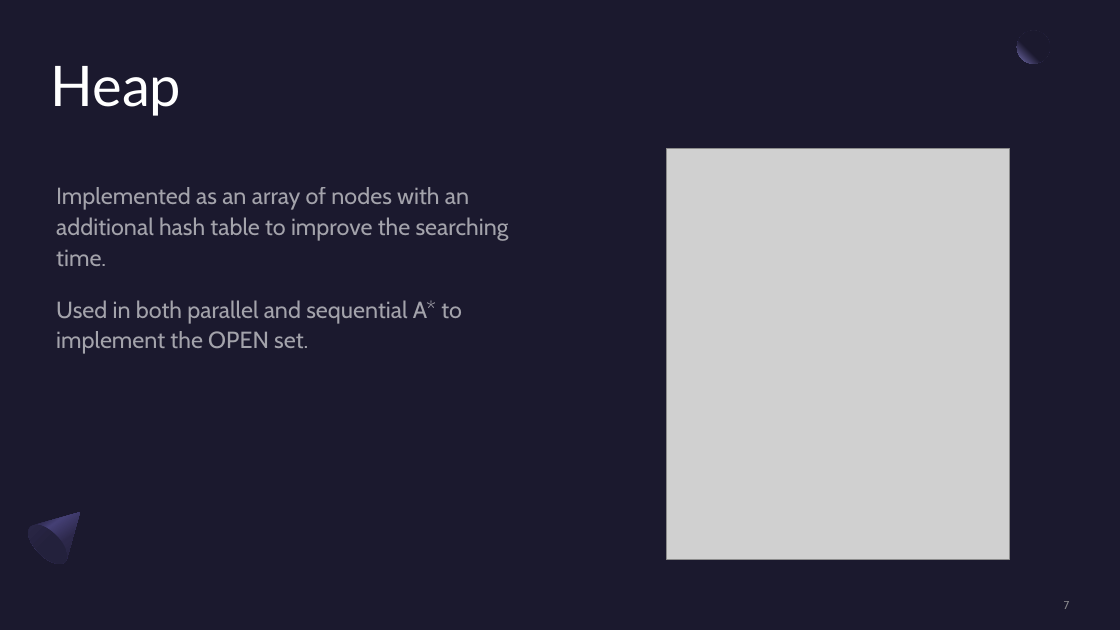
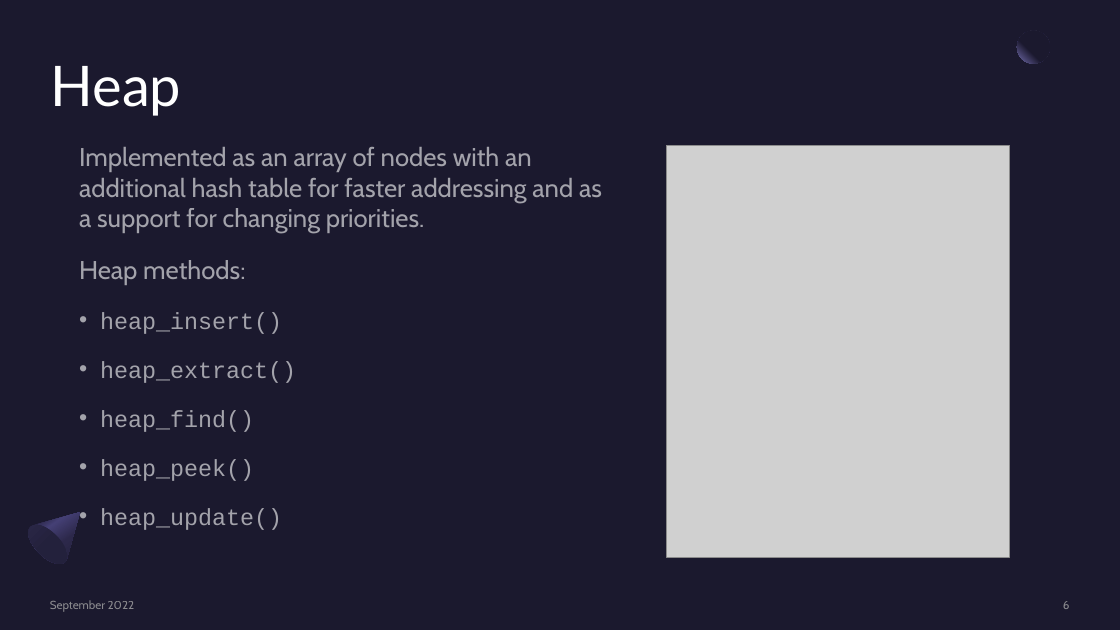
Before and after one commit to Salvo-kun/a-star, a slide deck: slide 6 of presentation/astar_slides.pptx (slide 7 before the commit). Drawn at 1120x630 pixels with LibreOffice and Linux fonts; fonts in the diff are those of the drawing; grey boxes stand for pictures. Boxes give left, top, right and bottom in pixels: in the first picture for what was removed or moved away, otherwise in the second. Text is boxed around its words. In the diff, an @@ line names an element or a change of style, - is before the commit and + after.

```diff
--- a/presentation/astar_slides.pptx
+++ b/presentation/astar_slides.pptx
@@ text at (x1=79, y1=147, x2=602, y2=530): text changed; size 20 to 22 pt @@
-Implemented as an array of nodes with an additional hash table to improve the searching time.
-Used in both parallel and sequential A* to implement the OPEN set.
+Implemented as an array of nodes with an additional hash table for faster addressing and as a support for changing priorities.
+Heap methods:
+• heap_insert()
+• heap_extract()
+• heap_find()
+• heap_peek()
+• heap_update()
@@ picture moved from (x1=667, y1=149, x2=1010, y2=560) to (x1=667, y1=145, x2=1010, y2=557) @@
@@ text added at (x1=50, y1=600, x2=135, y2=612), 10 pt, text #A6A6A6 at 80% opacity @@
+September 2022
@@ page number at (x1=1063, y1=601, x2=1070, y2=609): text changed @@
-7
+6
```
Also in this commit, not shown: 24 other slides changed, 6 slides added, 5 slides removed, 3 other files.
